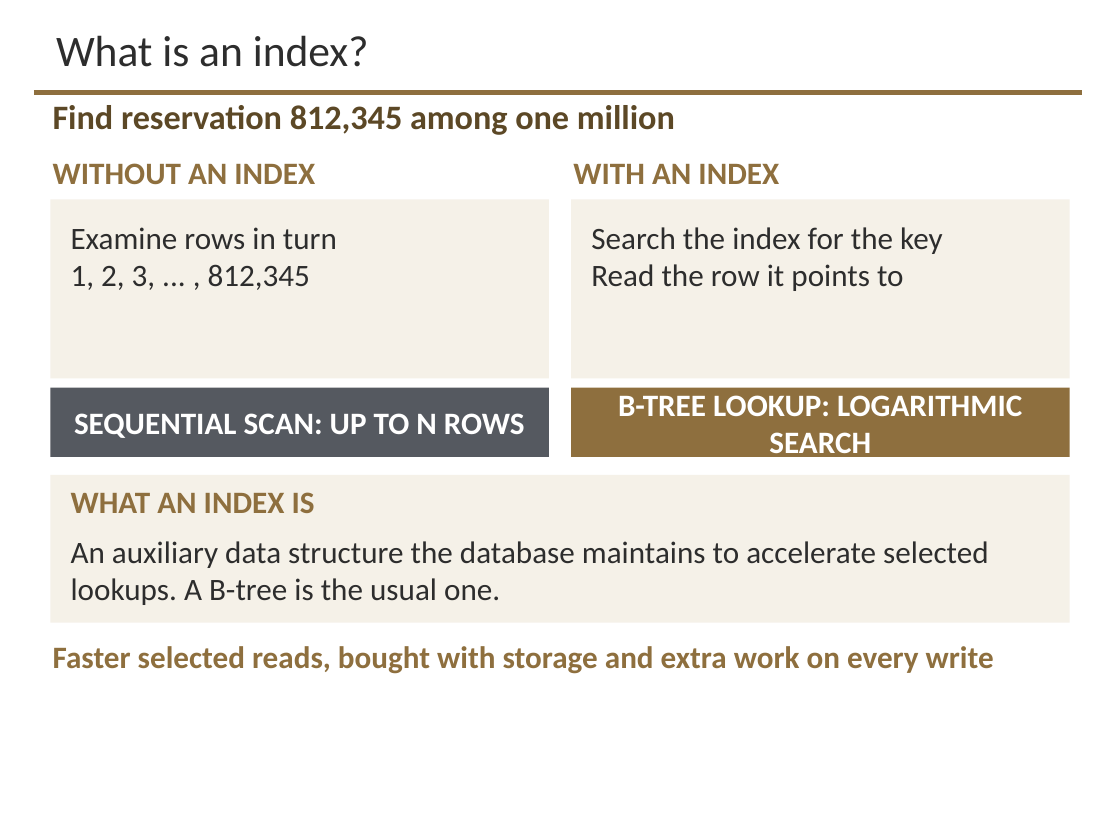
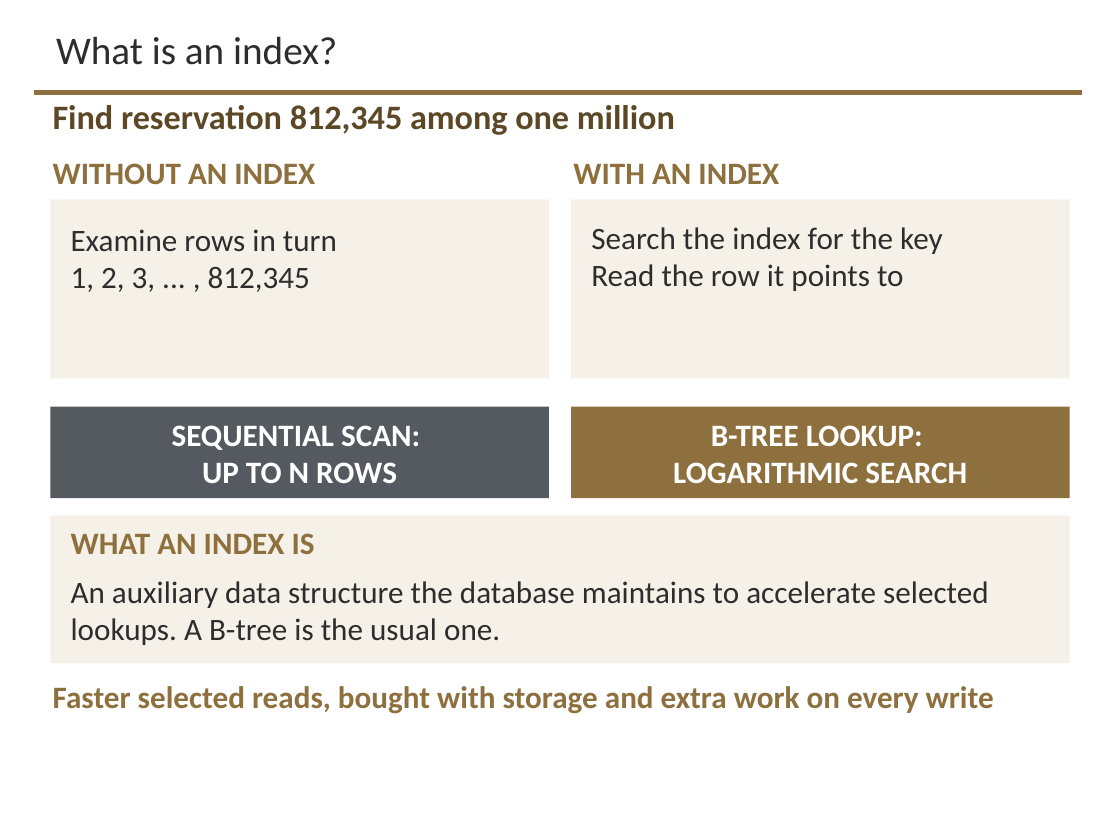
Before and after one commit to davisjam/model-based-agentic-software-engineering, a slide deck: slide 16 of course/lectures/act-3-software-in-the-world/02-data-management/3-2-Data-Management.pptx. Drawn at 1120x840 pixels with LibreOffice and Linux fonts; fonts in the diff are those of the drawing; background and template pictures are left out. Boxes give left, top, right and bottom in pixels: in the first picture for what was removed or moved away, otherwise in the second. Text is boxed around its words. In the diff, an @@ line names an element or a change of style, - is before the commit and + after.

```diff
--- a/course/lectures/act-3-software-in-the-world/02-data-management/3-2-Data-Management.pptx
+++ b/course/lectures/act-3-software-in-the-world/02-data-management/3-2-Data-Management.pptx
@@ title "What is an index?" at (x1=56, y1=36, x2=337, y2=65): size 28 to 25.2 pt @@
@@ rectangle "SEQUENTIAL SCAN:" resized from (x1=50, y1=388, x2=549, y2=457) to (x1=50, y1=407, x2=549, y2=498) @@
@@ rectangle "B-TREE LOOKUP:" resized from (x1=571, y1=388, x2=1070, y2=457) to (x1=571, y1=407, x2=1070, y2=498) @@
@@ text in rectangle at (x1=172, y1=425, x2=420, y2=483): text changed @@
-SEQUENTIAL SCAN: UP TO N ROWS
+SEQUENTIAL SCAN:
+UP TO N ROWS
@@ text in rectangle at (x1=673, y1=425, x2=967, y2=483): text changed @@
-B-TREE LOOKUP: LOGARITHMIC SEARCH
+B-TREE LOOKUP:
+LOGARITHMIC SEARCH
@@ 3 texts, 1 rectangle moved together from (x1=50, y1=475, x2=1070, y2=674) to (x1=50, y1=515, x2=1070, y2=714) @@
```
Also in this commit, not shown: 3 other slides changed.
